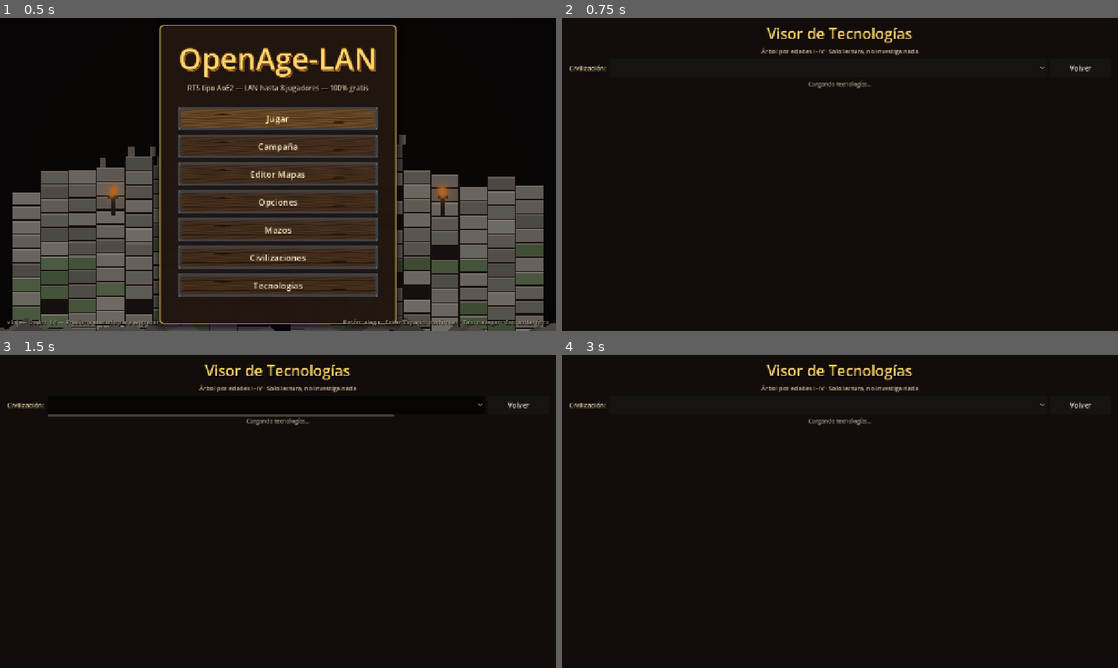
Above: before the commit, frames 1-4 (two rows, left to right).
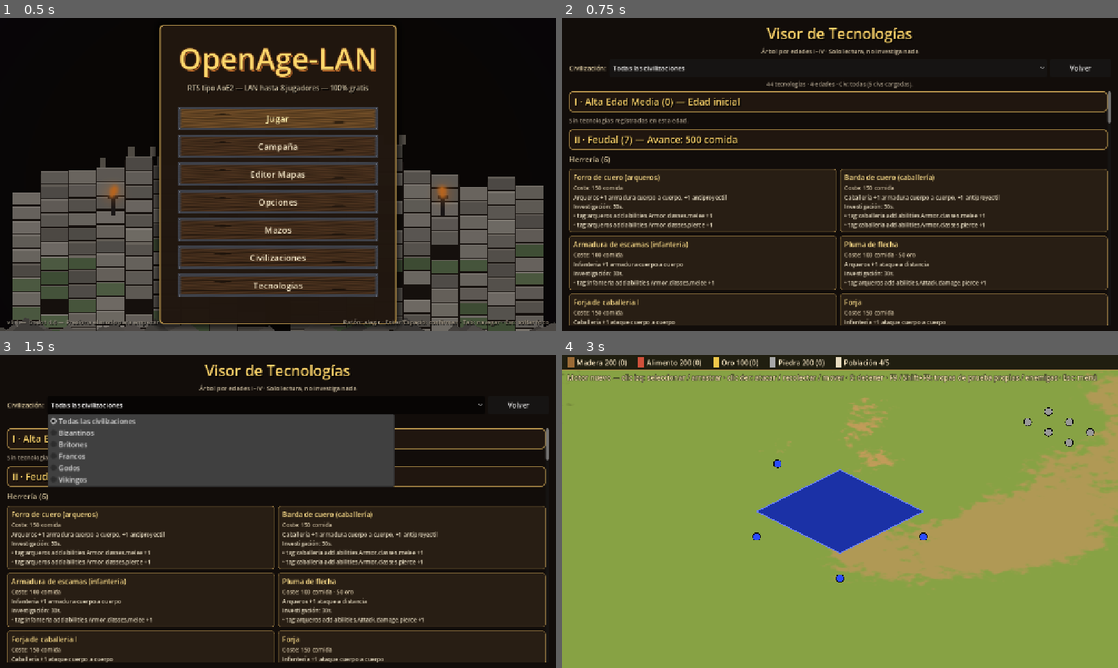
Above: after the commit, the same moments.

Repository: FelipeDiazAimar/OpenAge2
Game: Godot game, scene res://ui/menus/MainMenu.tscn
Two runs of this game, one before a commit and one after it. Both use one fixed random seed, a clock stepped at 60 frames per second and the inputs below.
Inputs (mouse positions are in pixels of both pictures, inside the frame that each line leads up to):
- Up to frame 1 (0.5 s): no input
- Up to frame 2 (0.75 s): click "Tecnologías" at 0.5 s
- Up to frame 3 (1.5 s): click (266, 405) at 1.25 s
- Up to frame 4 (3 s): click "Volver" at 2 s; click (840, 455) at 2.75 s, where only the run after the commit has a clickable "Jugar"

Frame 1 is identical in both runs. In frame 2, 11% of the frame differs, in the area x 1-99%, y 15-99%; in frame 3, 23%; in frame 4, 96%, in the area x 0-100%, y 0-100%.
Error before the commit: Parse Error: Cannot infer the type of "numero" variable because the value doesn't have a set type. (res://ui/techviewer/TechViewer.gd:338)

Commit message:
Fix TechViewer numero + iconos 72/72 en cartas

Diff:
--- a/ui/techviewer/TechViewer.gd
+++ b/ui/techviewer/TechViewer.gd
@@ -335,7 +335,7 @@
 
 func _crear_cabecera_edad(indice: int, edad: Dictionary, cantidad: int) -> Control:
 	# Franja de edad: "II · Feudal (6) — Coste de avance: 500 comida".
-	var numero := NUMEROS_EDAD[indice] if indice < NUMEROS_EDAD.size() else "•"
+	var numero: String = NUMEROS_EDAD[indice] if indice < NUMEROS_EDAD.size() else "•"
 	var texto := "%s · %s (%d)" % [numero, str(edad.get("name", "?")), cantidad]
 	var coste: Variant = edad.get("cost", {})
 	if coste is Dictionary and not (coste as Dictionary).is_empty():
